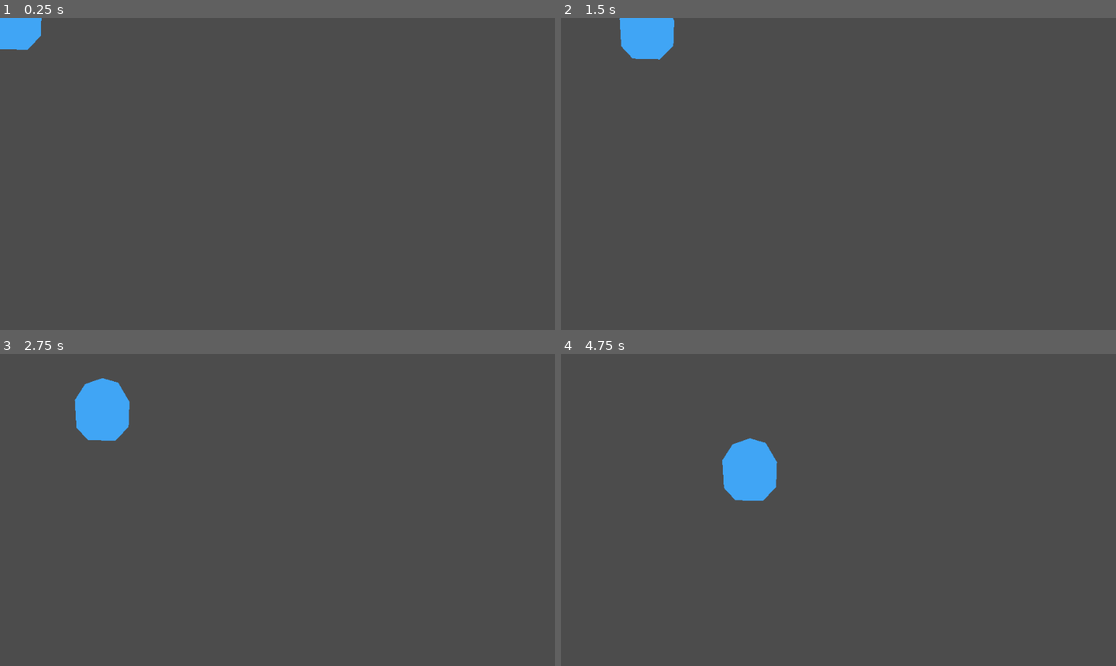
Above: before the commit, frames 1-4 (two rows, left to right).
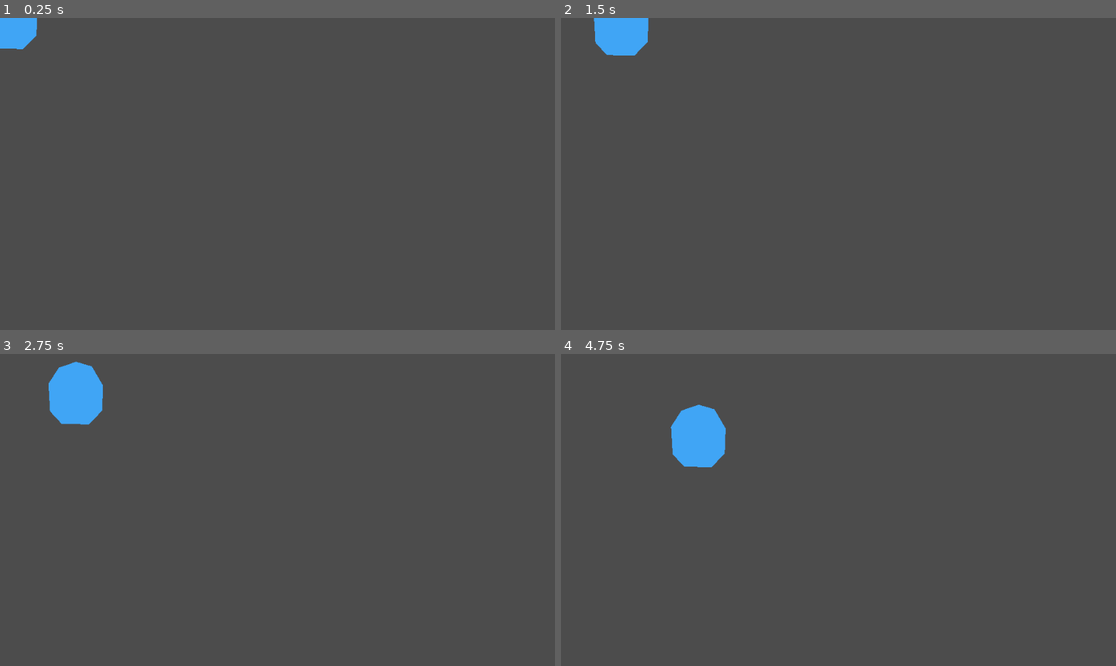
Above: after the commit, the same moments.

Repository: deengames-prototypes/frontier-planet
Game: Godot game, scene res://Entities/World/Monsters/Slime.tscn
Two runs of this game, one before a commit and one after it. Both use one fixed random seed, a clock stepped at 60 frames per second and the inputs below. This scene is started directly instead of the project's main scene.
Inputs:
- Up to frame 1 (0.25 s): no input
- Up to frame 2 (1.5 s): tap Enter (ui_accept) at 0.5, 0.77 s; hold Right (ui_right) 0.53-1.28 s; hold Down (ui_down) from 1.28 s (still down)
- Up to frame 3 (2.75 s): tap Enter (ui_accept) at 1.52 s; release Down (ui_down) at 2.03 s; hold Right (ui_right) from 2.03 s (still down)
- Up to frame 4 (4.75 s): release Right (ui_right) at 2.78 s; hold Up (ui_up) 2.78-3.53 s; tap Enter (ui_accept) at 3.02, 3.77, 4.52 s; hold Left (ui_left) from 3.53 s (still down)

The runs differ from the first frame. In frame 1, 0.1% of the frame differs, in the area x 0-8%, y 0-11%; in frame 2, 1.2%; in frame 3, 2.2%; in frame 4, 3.3%, in the area x 19-40%, y 16-47%.

Commit message:
Power-up slimes a bit, simplify code

Diff:
--- a/prototype/Entities/World/Monsters/Slime.gd
+++ b/prototype/Entities/World/Monsters/Slime.gd
@@ -2,7 +2,7 @@
 
 const CHANGE_MIND_AFTER_SECONDS = 1
 const FOREST_SIZE = Vector2(3000, 2500)
-const VELOCITY = 100
+const VELOCITY = 70
 
 var _destination = Vector2.ZERO
 var _set_dest_on = 0
@@ -12,12 +12,9 @@
 	_set_destination()
 
 func _process(delta):
-	var distance = sqrt(pow(position.x - _destination.x, 2)
-		+ pow(position.y - _destination.y, 2))
-
 	var elapsed = (OS.get_ticks_msec() - _set_dest_on) / 1000
 
-	if distance <= 100 or elapsed >= CHANGE_MIND_AFTER_SECONDS:
+	if elapsed >= CHANGE_MIND_AFTER_SECONDS:
 		_set_destination()
 
 	var direction = (_destination - position).normalized()
